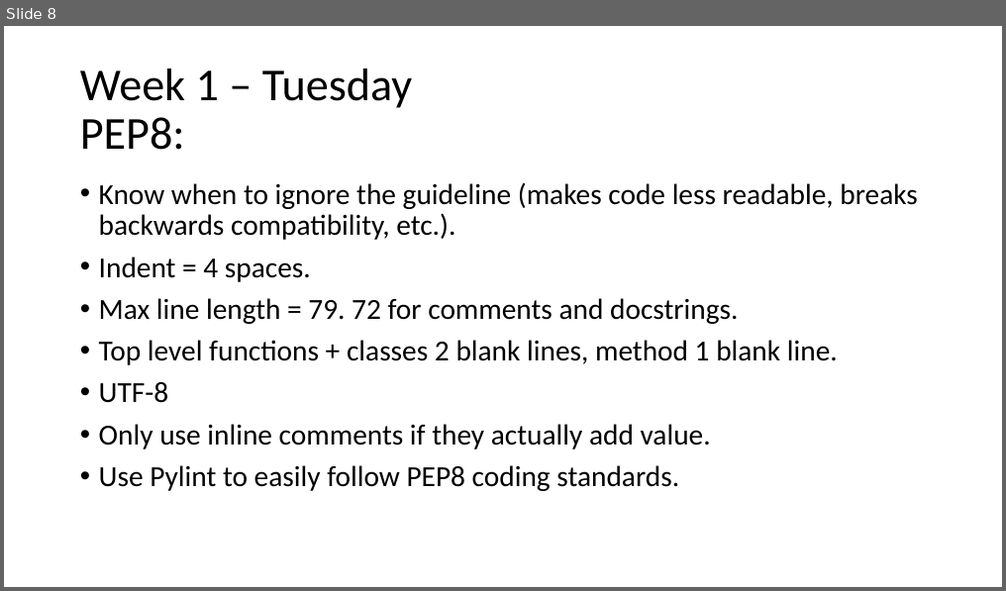
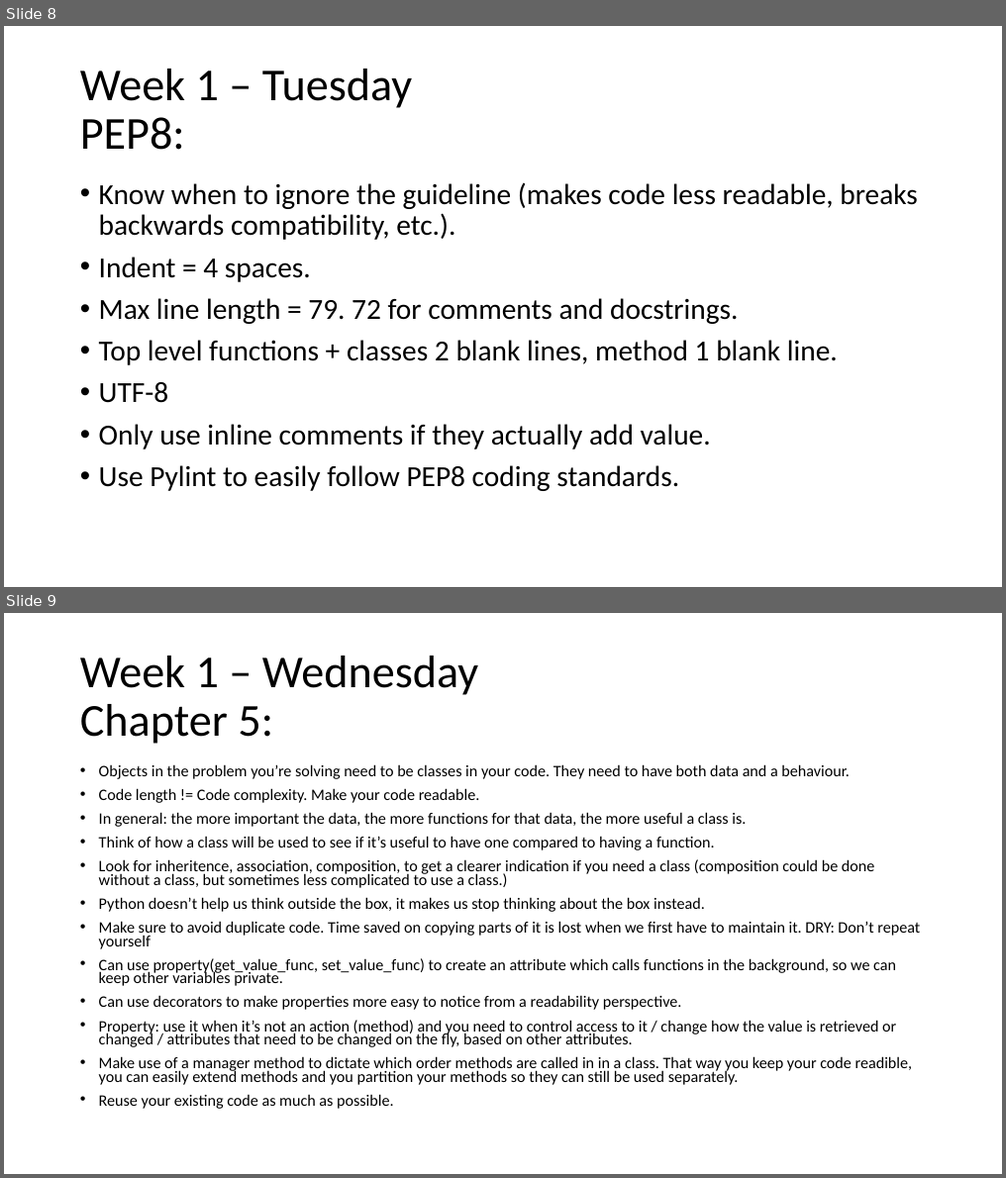
Before and after one commit to lamersfa/Python-Training-wk2226, a slide deck: Information learned during Python training.pptx. Shown one above the other, each under a label of ours: slide 8 before the commit, slides 8 and 9 after it. The pictures are 1006x591 and 1006x1178 pixels, drawn with LibreOffice and Linux fonts; fonts in the diff are those of the drawing. Boxes give left, top, right and bottom in pixels: in the first picture for what was removed or moved away, otherwise in the second. Text is boxed around its words. In the diff, an @@ line names an element or a change of style, - is before the commit and + after.

Commit message:
Updated the power-point. Exercises will follow after.

```diff
--- a/Information learned during Python training.pptx
+++ b/Information learned during Python training.pptx
@@ slide 9 added at (4, 613, 1002, 1174), background #FFFFFF @@
@@ title added at (80, 656, 478, 744), 44 pt, text #000000 @@
+Week 1 – Wednesday
+Chapter 5:
@@ text added at (99, 764, 920, 1109), 15.4 pt, text #000000 @@
+• Objects in the problem you’re solving need to be classes in your code. They need to have both data and a behaviour.
+• Code length != Code complexity. Make your code readable.
+• In general: the more important the data, the more functions for that data, the more useful a class is.
+• Think of how a class will be used to see if it’s useful to have one compared to having a function.
+• Look for inheritence, association, composition, to get a clearer indication if you need a class (composition could be done without a class, but sometimes less complicated to use a class.)
+• Python doesn’t help us think outside the box, it makes us stop thinking about the box instead.
+• Make sure to avoid duplicate code. Time saved on copying parts of it is lost when we first have to maintain it. DRY: Don’t repeat yourself
+• Can use property(get_value_func, set_value_func) to create an attribute which calls functions in the background, so we can keep other variables private.
+• Can use decorators to make properties more easy to notice from a readability perspective.
+• Property: use it when it’s not an action (method) and you need to control access to it / change how the value is retrieved or changed / attributes that need to be changed on the fly, based on other attributes.
+• Make use of a manager method to dictate which order methods are called in in a class. That way you keep your code readible, you can easily extend methods and you partition your methods so they can still be used separately.
+• Reuse your existing code as much as possible.
```
Also in this commit, not shown: 1 slide changed, 2 other slides added, 3 other files.
